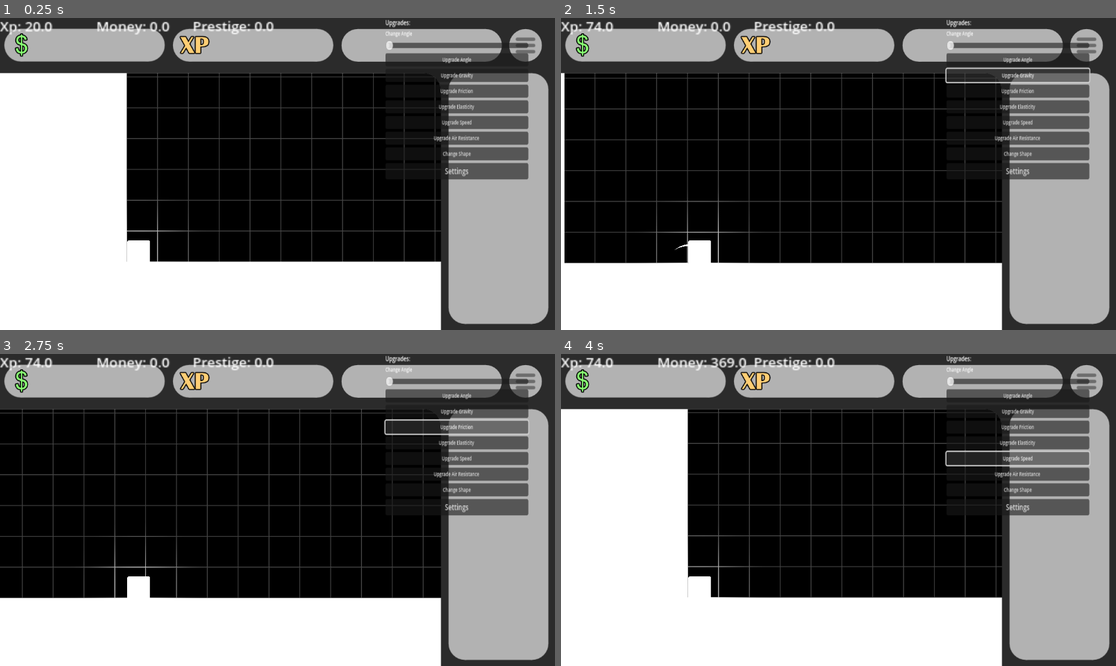
Above: before the commit, frames 1-4 (two rows, left to right).
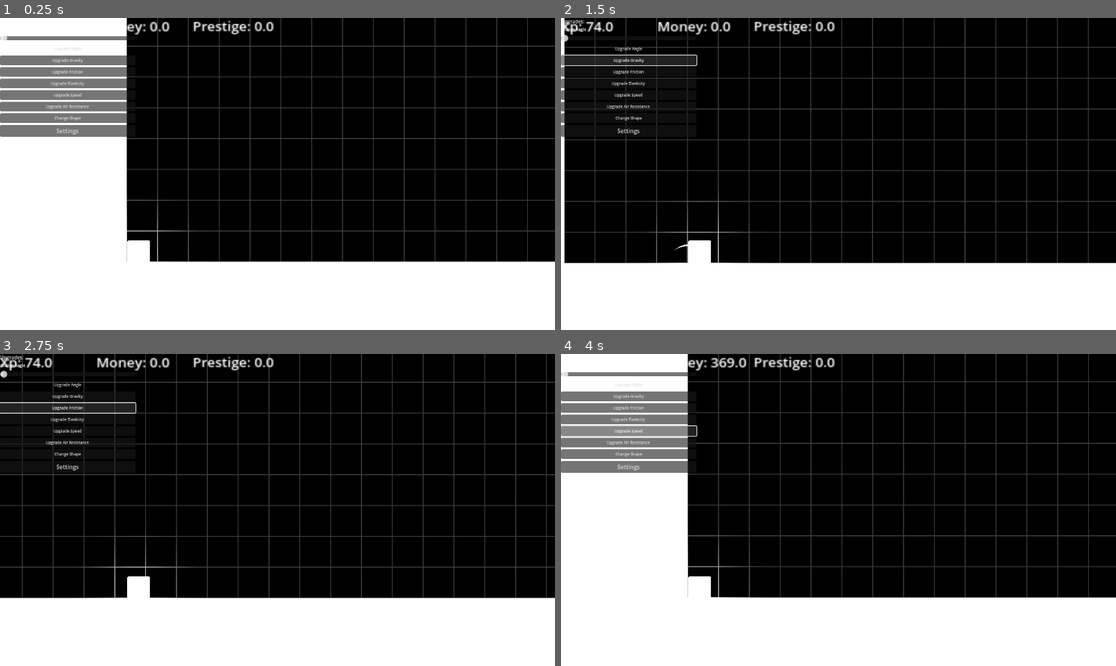
Above: after the commit, the same moments.

Repository: Lueegee1/Skr-t-Kast-Spil
Game: Godot game, scene res://main/root.tscn
Two runs of this game, one before a commit and one after it. Both use one fixed random seed, a clock stepped at 60 frames per second and the inputs below.
Inputs:
- Up to frame 1 (0.25 s): no input
- Up to frame 2 (1.5 s): click "Upgrade Angle" at 0.5 s; click "Upgrade Gravity" at 1.25 s
- Up to frame 3 (2.75 s): click "Upgrade Friction" at 2 s
- Up to frame 4 (4 s): click "Upgrade Elasticity" at 2.75 s; click "Upgrade Speed" at 3.5 s

The runs differ from the first frame. In frame 1, 38% of the frame differs, in the area x 0-100%, y 0-100%; in frame 2, 34%; in frame 3, 35%; in frame 4, 39%.
Error after the commit: Invalid assignment of property or key 'position' with value of type 'Vector2' on a base object of type 'Node'. (res://main/Ui_And_Mainscript.gd:62)

Commit message:
props doesnt work

Diff:
--- a/main/main.tscn
+++ b/main/main.tscn
@@ -11,7 +11,9 @@
 [ext_resource type="AudioStream" uid="uid://dvx884nw5wn2b" path="res://Assets/Sound/Wind.wav" id="4_bsumw"]
 [ext_resource type="Script" uid="uid://ede05gusyuy4" path="res://main/GroundCollision.gd" id="4_c651c"]
 [ext_resource type="Shader" uid="uid://d0kineuej1sch" path="res://main/main.gdshader" id="5_0i4oc"]
+[ext_resource type="Texture2D" uid="uid://drpu3la45ogjk" path="res://Assets/Sprites/rrrelooc.png" id="5_5xyti"]
 [ext_resource type="Texture2D" uid="uid://dtu31pgotbyyt" path="res://Assets/Sprites/cool.png" id="5_na0o7"]
+[ext_resource type="Texture2D" uid="uid://db0oq5hhxoy4y" path="res://Assets/Sprites/coolerrrr.png" id="6_n3o0a"]
 [ext_resource type="Script" uid="uid://b42hswy45scj5" path="res://main/Inventory.gd" id="7_4dugh"]
 
 [sub_resource type="Curve" id="Curve_67ri8"]
@@ -93,74 +95,100 @@
 theme_override_font_sizes/font_size = 12
 text = "0"
 
-[node name="VBoxContainer" type="VBoxContainer" parent="UI/Camera2D/CanvasLayer"]
-offset_left = 525.00006
-offset_top = -650.0
-offset_right = 806.0001
-offset_bottom = -432.0
-scale = Vector2(1.0557145, 1.3568997)
-size_flags_vertical = 4
+[node name="VBoxContainer" type="Node" parent="UI/Camera2D/CanvasLayer"]
 
 [node name="Title" type="Label" parent="UI/Camera2D/CanvasLayer/VBoxContainer"]
-layout_mode = 2
+offset_right = 281.0
+offset_bottom = 14.0
 size_flags_stretch_ratio = 5.0
 theme_override_font_sizes/font_size = 10
 text = "Upgrades:"
 
 [node name="Angle_Label" type="Label" parent="UI/Camera2D/CanvasLayer/VBoxContainer"]
 custom_minimum_size = Vector2(0, 1)
-layout_mode = 2
+offset_top = 18.0
+offset_right = 281.0
+offset_bottom = 30.0
 size_flags_vertical = 8
 theme_override_font_sizes/font_size = 8
 text = "Change Angle"
 
 [node name="Angle" type="HSlider" parent="UI/Camera2D/CanvasLayer/VBoxContainer"]
-layout_mode = 2
+offset_top = 34.0
+offset_right = 281.0
+offset_bottom = 50.0
 min_value = 40.0
 max_value = 50.0
 value = 40.0
 
 [node name="AngleUpgrade" type="Button" parent="UI/Camera2D/CanvasLayer/VBoxContainer"]
 custom_minimum_size = Vector2(0, 1)
-layout_mode = 2
+offset_top = 54.0
+offset_right = 281.0
+offset_bottom = 74.0
 size_flags_vertical = 8
 theme_override_font_sizes/font_size = 8
 text = "Upgrade Angle"
+flat = true
 
 [node name="GravityUpgrade" type="Button" parent="UI/Camera2D/CanvasLayer/VBoxContainer"]
-layout_mode = 2
+offset_top = 78.0
+offset_right = 281.0
+offset_bottom = 98.0
 theme_override_font_sizes/font_size = 8
 text = "Upgrade Gravity"
 
 [node name="FrictionUpgrade" type="Button" parent="UI/Camera2D/CanvasLayer/VBoxContainer"]
-layout_mode = 2
+offset_top = 102.0
+offset_right = 281.0
+offset_bottom = 122.0
 theme_override_font_sizes/font_size = 8
 text = "Upgrade Friction"
 
 [node name="ElasticityUpgrade" type="Button" parent="UI/Camera2D/CanvasLayer/VBoxContainer"]
-layout_mode = 2
+offset_top = 126.0
+offset_right = 281.0
+offset_bottom = 146.0
 theme_override_font_sizes/font_size = 8
 text = "Upgrade Elasticity"
 
 [node name="SpeedUpgrade" type="Button" parent="UI/Camera2D/CanvasLayer/VBoxContainer"]
-layout_mode = 2
+offset_top = 150.0
+offset_right = 281.0
+offset_bottom = 170.0
 theme_override_font_sizes/font_size = 8
 text = "Upgrade Speed"
 
 [node name="AirResistanceUpgrade" type="Button" parent="UI/Camera2D/CanvasLayer/VBoxContainer"]
-layout_mode = 2
+offset_top = 174.0
+offset_right = 281.0
+offset_bottom = 194.0
 theme_override_font_sizes/font_size = 8
 text = "Upgrade Air Resistance"
 
 [node name="Shape" type="Button" parent="UI/Camera2D/CanvasLayer/VBoxContainer"]
-layout_mode = 2
+offset_top = 198.0
+offset_right = 281.0
+offset_bottom = 218.0
 theme_override_font_sizes/font_size = 8
 text = "Change Shape"
 
 [node name="Settings" type="Button" parent="UI/Camera2D/CanvasLayer/VBoxContainer"]
-layout_mode = 2
+offset_top = 222.0
+offset_right = 281.0
+offset_bottom = 247.0
 theme_override_font_sizes/font_size = 12
 text = "Settings"
+
+[node name="Rrrelooc" type="Sprite2D" parent="UI/Camera2D/CanvasLayer/VBoxContainer"]
+position = Vector2(1102.4475, -490.00003)
+scale = Vector2(0.6, 0.6)
+texture = ExtResource("5_5xyti")
+
+[node name="Coolerrrr" type="Sprite2D" parent="UI/Camera2D/CanvasLayer/VBoxContainer"]
+position = Vector2(1050.35, -516.2)
+scale = Vector2(0.45, 0.4)
+texture = ExtResource("6_n3o0a")
 
 [node name="Foreground" type="Sprite2D" parent="UI/Camera2D/CanvasLayer"]
 z_index = -10
@@ -208,9 +236,9 @@
 z_as_relative = false
 material = SubResource("ShaderMaterial_kfbq2")
 offset_left = -577.0
-offset_top = -28286.0
+offset_top = -28279.0
 offset_right = 59363.0
-offset_bottom = 635.0
+offset_bottom = 642.0
 scale = Vector2(1, 0.99992716)
 script = ExtResource("2_3wy1v")
 
Binary file added: Assets/Sprites/coolerrrr.png
Not shown, added: Assets/Sprites/coolerrrr.png.import
Binary file added: Assets/Sprites/rrrelooc.png
Not shown, added: Assets/Sprites/rrrelooc.png.import
Not shown: 1 places in main/main.tscn that only renumber resources
